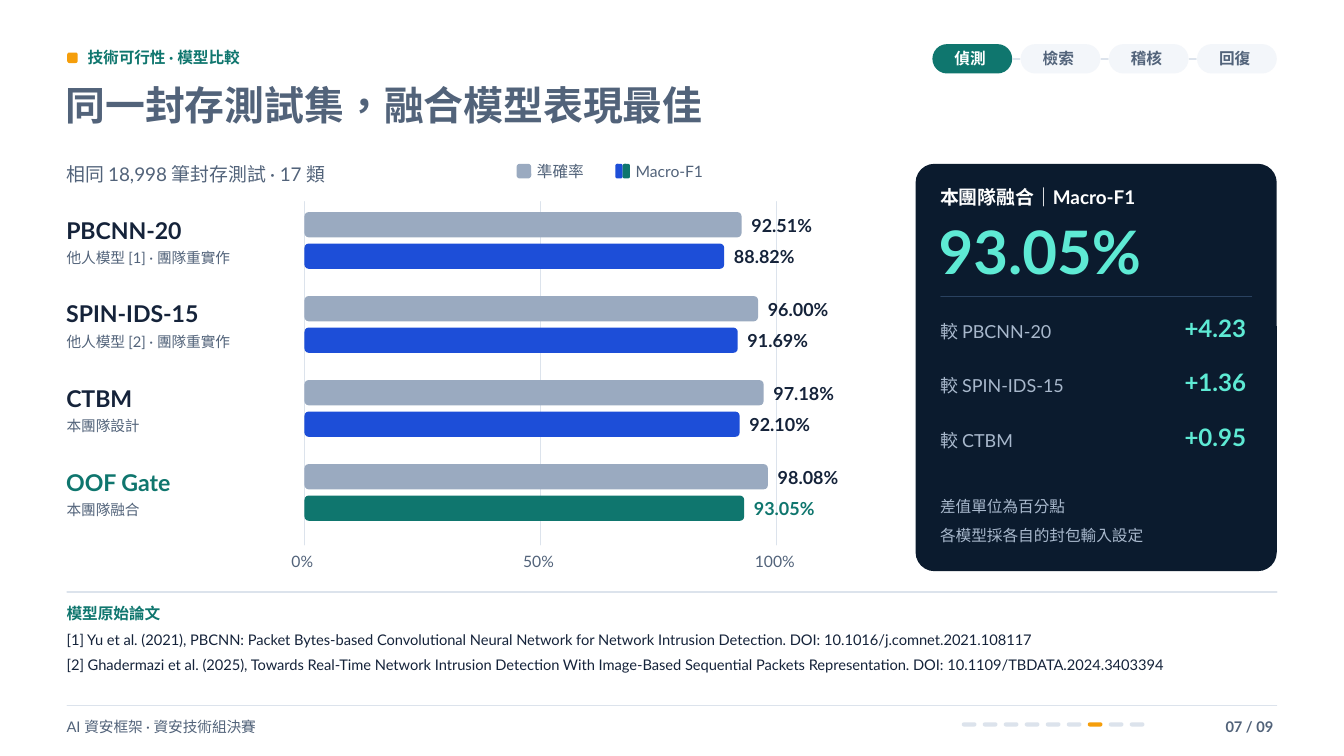
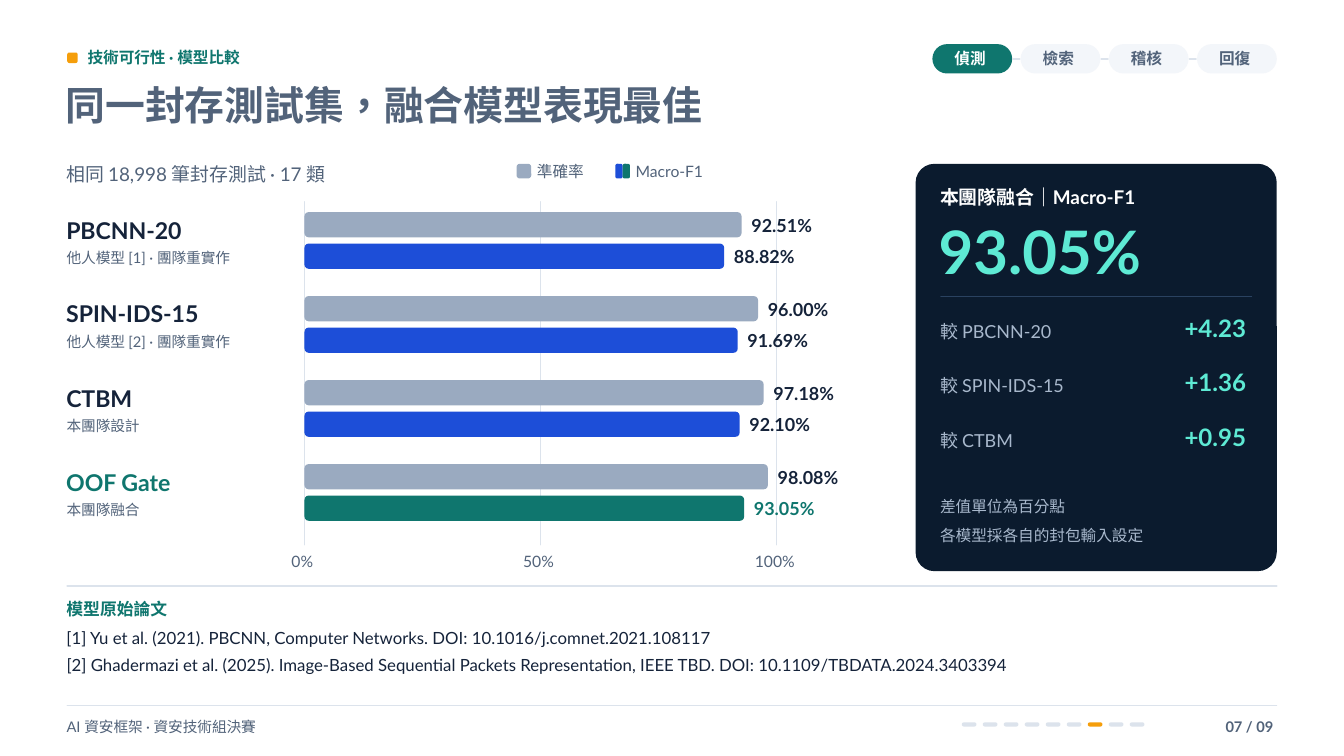
Before and after one commit to Lily09-project/innoserve-competition, a slide deck: slide 7 of deliverables/決賽簡報_AI資安框架.pptx. Drawn at 1344x756 pixels with LibreOffice and Linux fonts; fonts in the diff are those of the drawing. Boxes give left, top, right and bottom in pixels: in the first picture for what was removed or moved away, otherwise in the second. Text is boxed around its words. In the diff, an @@ line names an element or a change of style, - is before the commit and + after.

```diff
--- a/deliverables/決賽簡報_AI資安框架.pptx
+++ b/deliverables/決賽簡報_AI資安框架.pptx
@@ text "模型原始論文" at (66,600,167,617): size 11.2 to 12 pt @@
@@ freeform shape: place and size @@
-freeform shape at (68,593,1277,594)
+freeform shape at (68,586,1277,587)
@@ text at (66,631,710,647): text changed; size 10.5 to 12 pt @@
-[1] Yu et al. (2021), PBCNN: Packet Bytes-based Convolutional Neural Network for Network Intrusion Detection. DOI: 10.1016/j.comnet.2021.108117
+[1] Yu et al. (2021). PBCNN, Computer Networks. DOI: 10.1016/j.comnet.2021.108117
@@ text at (67,658,1006,674): text changed; size 10.5 to 12 pt @@
-[2] Ghadermazi et al. (2025), Towards Real-Time Network Intrusion Detection With Image-Based Sequential Packets Representation. DOI: 10.1109/TBDATA.2024.3403394
+[2] Ghadermazi et al. (2025). Image-Based Sequential Packets Representation, IEEE TBD. DOI: 10.1109/TBDATA.2024.3403394
```
Also in this commit, not shown: 3 other slides changed, 15 other files.
